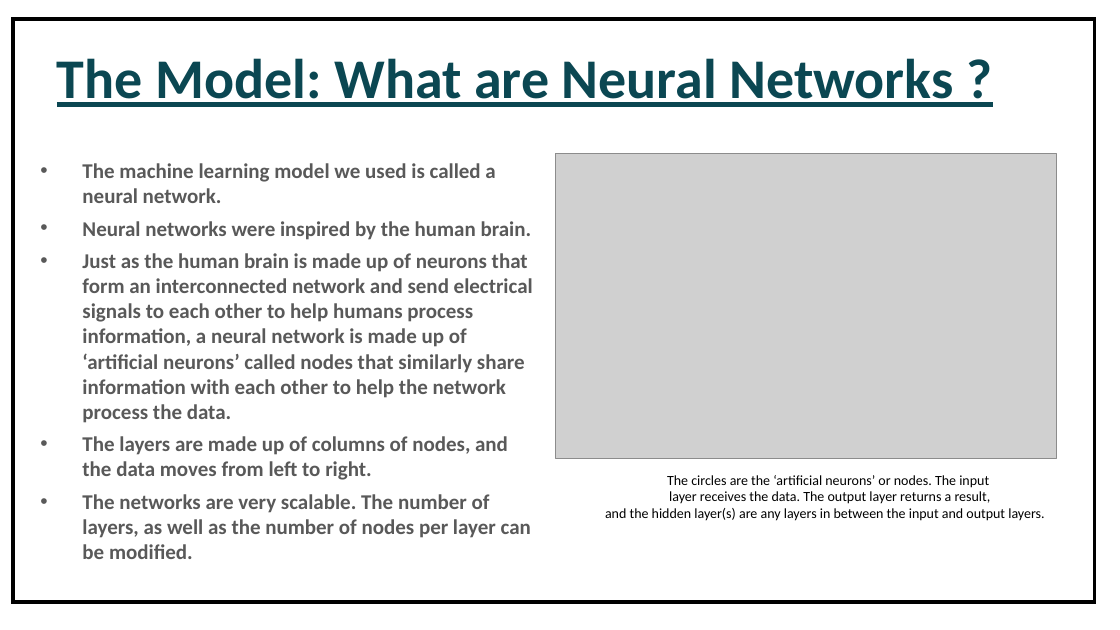
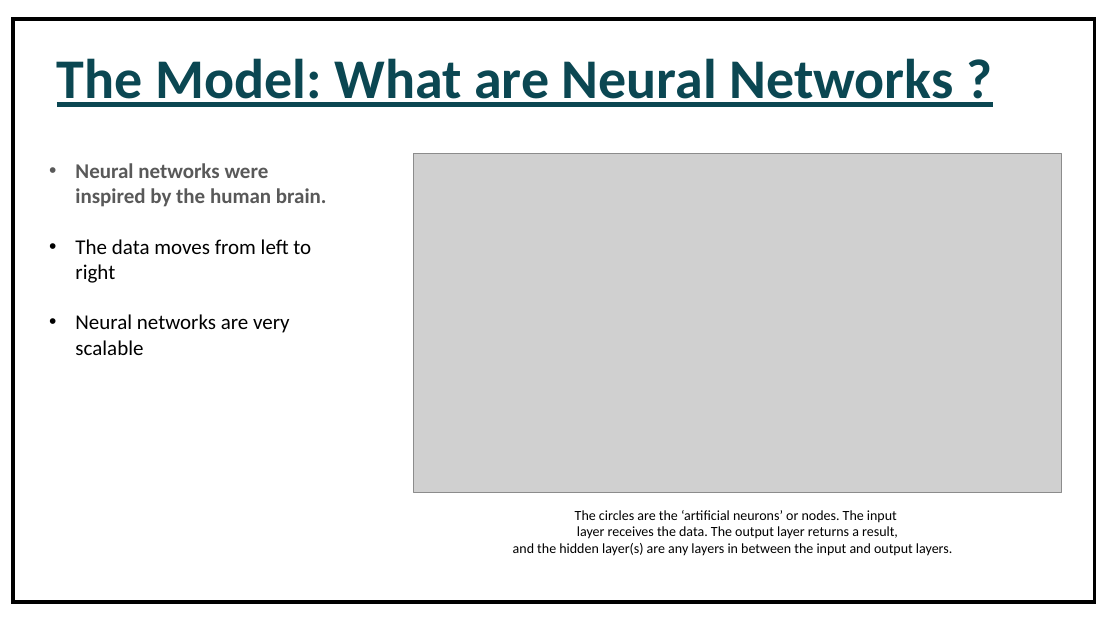
Before and after one commit to Freddy-2021/Using-a-Convolutional-Neural-Network-to-Help-Detect-Pneumonia, a slide deck: slide 5 of Phese_4_Project_Presentation.pptx. Drawn at 1120x630 pixels with LibreOffice and Linux fonts; fonts in the diff are those of the drawing; grey boxes stand for pictures. Boxes give left, top, right and bottom in pixels: in the first picture for what was removed or moved away, otherwise in the second. Text is boxed around its words. In the diff, an @@ line names an element or a change of style, - is before the commit and + after.

```diff
--- a/Phese_4_Project_Presentation.pptx
+++ b/Phese_4_Project_Presentation.pptx
@@ text added at bbox=[75, 163, 327, 355], 18 pt, text #000000 @@
+• Neural networks were inspired by the human brain.
+• The data moves from left to right
+• Neural networks are very scalable
@@ text removed at bbox=[82, 163, 533, 559] @@
-• The machine learning model we used is called a neural network.
-• Neural networks were inspired by the human brain.
-• Just as the human brain is made up of neurons that form an interconnected network and send electrical signals to each other to help humans process information, a neural network is made up of ‘artificial neurons’ called nodes that similarly share information with each other to help the network process the data.
-• The layers are made up of columns of nodes, and the data moves from left to right.
-• The networks are very scalable. The number of layers, as well as the number of nodes per layer can be modified.
@@ picture: place and size @@
-picture at bbox=[555, 154, 1057, 459]
+picture at bbox=[413, 154, 1062, 492]
@@ text "The circles are the ‘artificial ...": place and size @@
-text "The circles are the ‘artificial ..." at bbox=[605, 475, 1044, 521]
+text "The circles are the ‘artificial ..." at bbox=[513, 510, 952, 556]
```
Also in this commit, not shown: 3 other slides changed, 6 other files.
